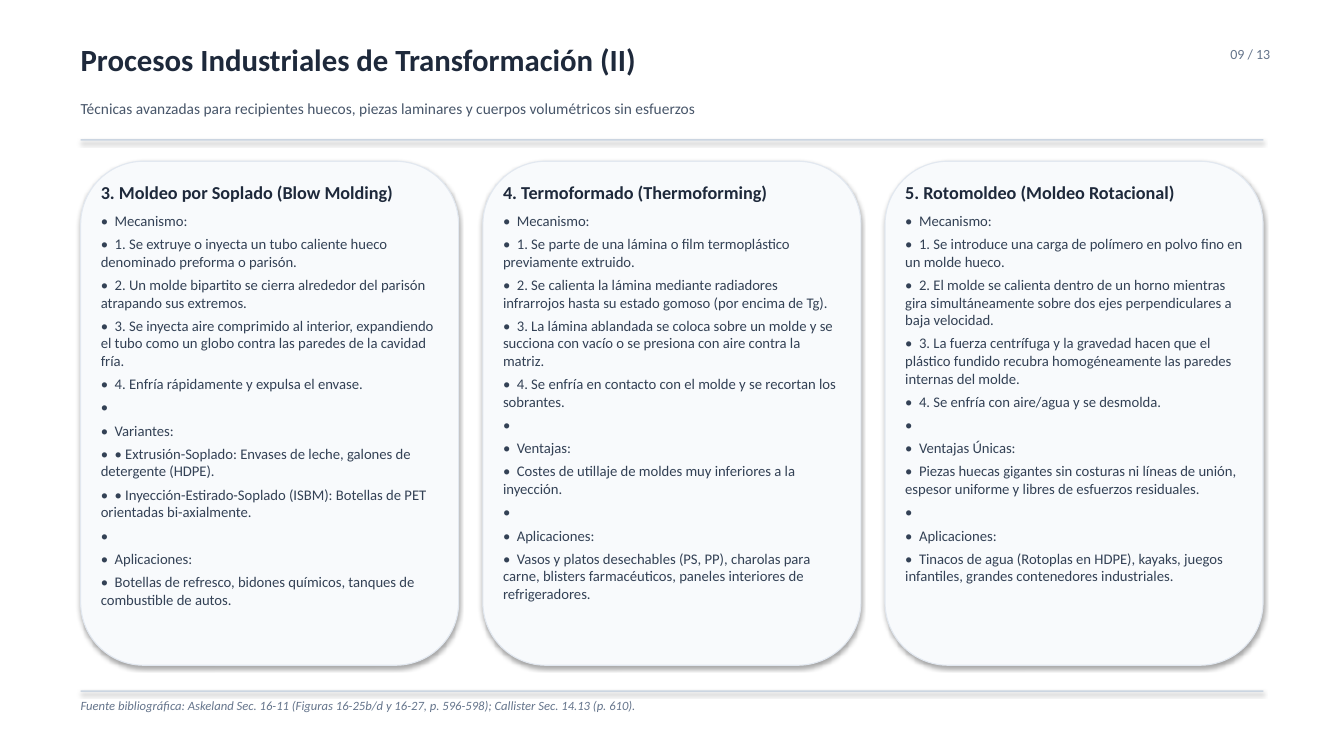
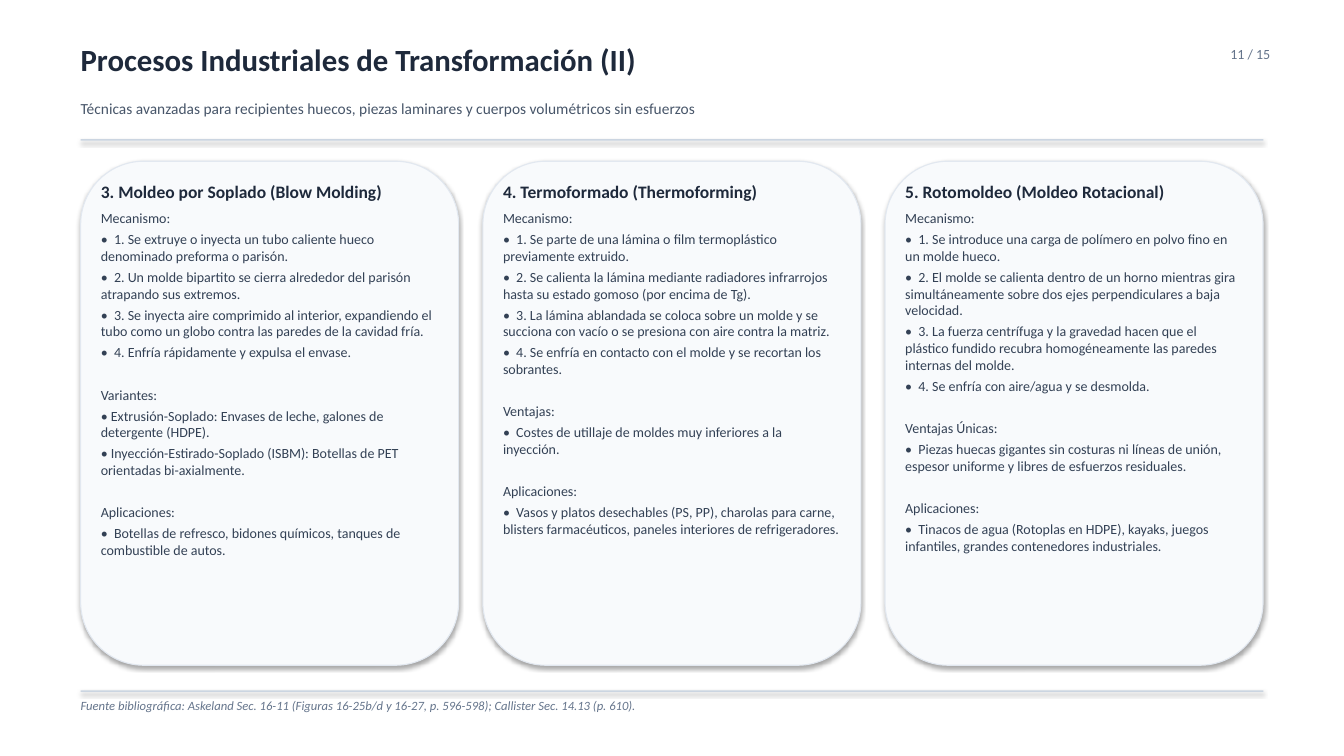
Before and after one commit to AlejandroDiazGaytan/FIM-Polimeros, a slide deck: slide 11 of presentacion_polimeros_procesos_reciclaje.pptx (slide 9 before the commit). Drawn at 1344x756 pixels with LibreOffice and Linux fonts; fonts in the diff are those of the drawing. Boxes give left, top, right and bottom in pixels: in the first picture for what was removed or moved away, otherwise in the second. Text is boxed around its words. In the diff, an @@ line names an element or a change of style, - is before the commit and + after.

```diff
--- a/presentacion_polimeros_procesos_reciclaje.pptx
+++ b/presentacion_polimeros_procesos_reciclaje.pptx
@@ text at (x1=1230, y1=50, x2=1270, y2=59): text changed @@
-09 / 13
+11 / 15
@@ text at (x1=101, y1=185, x2=432, y2=555): size 13 to 12.5 pt in "3. Moldeo por Soplado (Blow Molding)"; size 10.5 to 10 pt in "• 1. Se extruye o inyecta un ...", "• 2. Un molde bipartito se cierra ...", "• 3. Se inyecta aire comprimido al ...", "• 4. Enfría rápidamente y expulsa el ..." and 1 more places; less space between paragraphs @@
@@ text at (x1=503, y1=185, x2=839, y2=537): size 13 to 12.5 pt in "4. Termoformado (Thermoforming)"; size 10.5 to 10 pt in "• 1. Se parte de una lámina ...", "• 2. Se calienta la lámina mediante ...", "• 3. La lámina ablandada se coloca ...", "• 4. Se enfría en contacto con ..." and 2 more places; less space between paragraphs @@
@@ text at (x1=905, y1=185, x2=1235, y2=554): size 13 to 12.5 pt in "5. Rotomoldeo (Moldeo Rotacional)"; size 10.5 to 10 pt in "• 1. Se introduce una carga de ...", "• 2. El molde se calienta dentro ...", "• 3. La fuerza centrífuga y la ...", "• 4. Se enfría con aire/agua y ..." and 2 more places; less space between paragraphs @@
@@ text at (x1=101, y1=213, x2=171, y2=223): text changed; size 10.5 to 10 pt @@
-• Mecanismo:
+Mecanismo:
@@ text at (x1=503, y1=213, x2=573, y2=223): text changed; size 10.5 to 10 pt @@
-• Mecanismo:
+Mecanismo:
@@ text at (x1=905, y1=213, x2=975, y2=223): text changed; size 10.5 to 10 pt @@
-• Mecanismo:
+Mecanismo:
@@ text at (x1=101, y1=390, x2=399, y2=520): text changed; size 10.5 to 10 pt @@
-•
-• Variantes:
-• • Extrusión-Soplado: Envases de leche, galones de detergente (HDPE).
-• • Inyección-Estirado-Soplado (ISBM): Botellas de PET orientadas bi-axialmente.
-•
-• Aplicaciones:
+Variantes:
+• Extrusión-Soplado: Envases de leche, galones de detergente (HDPE).
+• Inyección-Estirado-Soplado (ISBM): Botellas de PET orientadas bi-axialmente.
+Aplicaciones:
@@ text at (x1=503, y1=406, x2=555, y2=419): text changed; size 10.5 to 10 pt @@
-•
-• Ventajas:
+Ventajas:
@@ text at (x1=905, y1=421, x2=997, y2=436): text changed; size 10.5 to 10 pt @@
-•
-• Ventajas Únicas:
+Ventajas Únicas:
@@ text at (x1=503, y1=486, x2=577, y2=499): text changed; size 10.5 to 10 pt @@
-•
-• Aplicaciones:
+Aplicaciones:
@@ text at (x1=905, y1=503, x2=979, y2=516): text changed; size 10.5 to 10 pt @@
-•
-• Aplicaciones:
+Aplicaciones:
```
Also in this commit, not shown: 12 other slides changed, 2 slides added, 3 other files.
